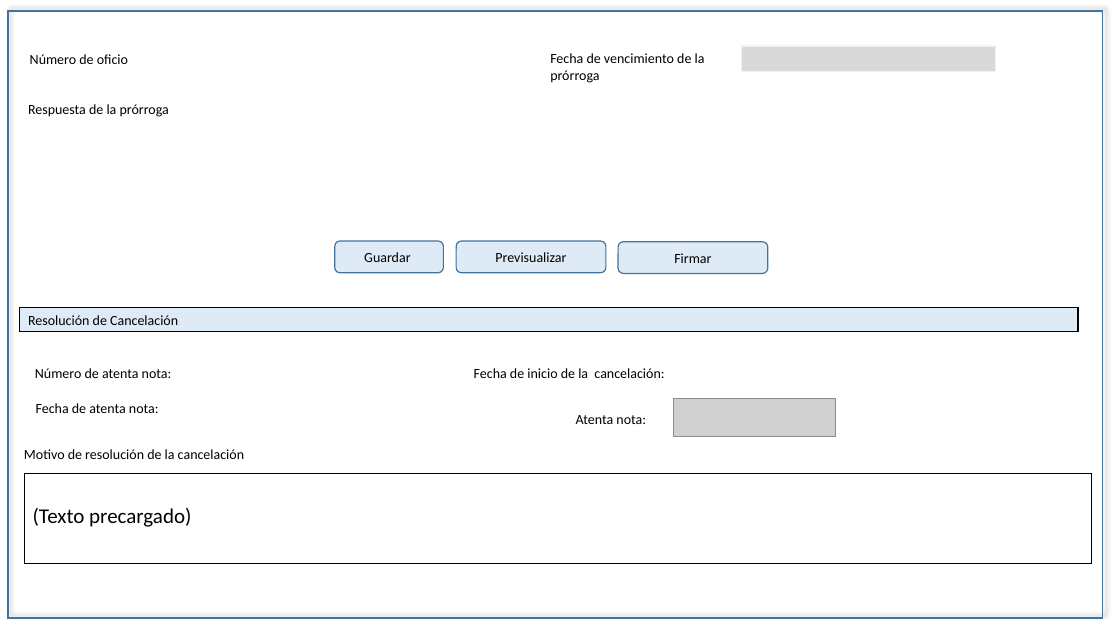
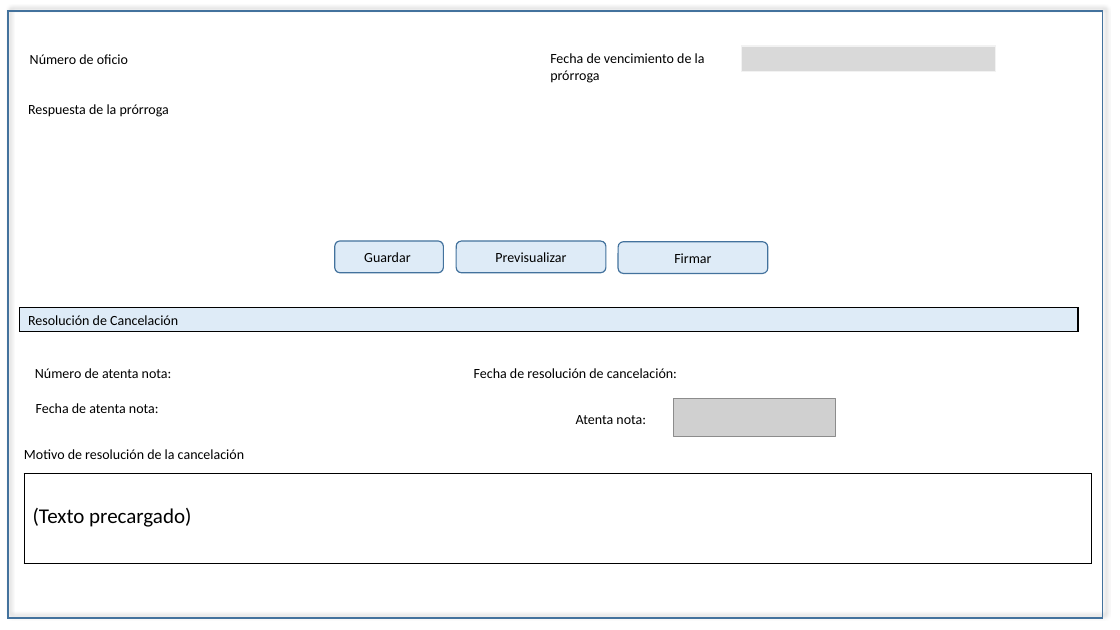
Before and after one commit to EDDIE83/Documentos, a slide deck: slide 5 of TAF 092019/Cancelación.pptx. Drawn at 1120x630 pixels with LibreOffice and Linux fonts; fonts in the diff are those of the drawing; grey boxes stand for pictures. Boxes give left, top, right and bottom in pixels: in the first picture for what was removed or moved away, otherwise in the second. Text is boxed around its words. In the diff, an @@ line names an element or a change of style, - is before the commit and + after.

Commit message:
Act. campo fecha resolucion

```diff
--- a/TAF 092019/Cancelación.pptx
+++ b/TAF 092019/Cancelación.pptx
@@ text at (474,368,677,378): text changed @@
-Fecha de inicio de la cancelación:
+Fecha de resolución de cancelación:
```
Also in this commit, not shown: 11 other slides changed, 16 other files.
